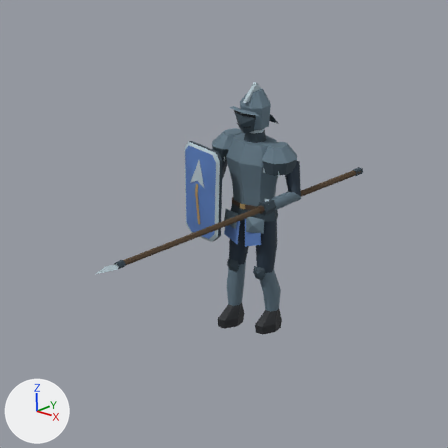
Two versions of the Blender file assets/blender/human-pikeman.blend, one commit apart.
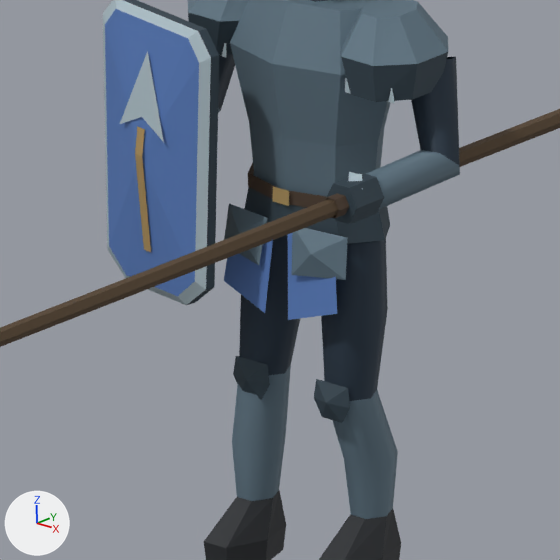
There are two pictures of each version: one from the file's camera 'TLB Study Camera.001', one close up on the part from 34% to 74% of the width and 32% to 73% of the height. The lights are fixed; the arrows at lower left show +X, +Y and +Z. The older version's two pictures come first.

The older version as bpy lines, for what is in view:
```python
ob_refined_body_002 = bpy.data.objects.new('Refined body.002', me_pikeman_body_001)
ob_refined_body_002.parent = ob_pikeman_refined
ob_refined_body_002.location = (0.0, 0.0, 0.0)
ob_refined_legl_002 = bpy.data.objects.new('Refined legL.002', me_pikeman_legl_001)
ob_refined_legl_002.parent = ob_pikeman_refined
ob_refined_legl_002.location = (-1.12, 0.0, 7.8)
ob_refined_legr_002 = bpy.data.objects.new('Refined legR.002', me_pikeman_legr_001)
ob_refined_legr_002.parent = ob_pikeman_refined
ob_refined_legr_002.location = (1.12, 0.0, 7.8)
ob_refined_weapon_002 = bpy.data.objects.new('Refined weapon.002', me_pikeman_weapon_001)
ob_refined_weapon_002.parent = ob_pikeman_refined
ob_refined_weapon_002.location = (2.6, 0.0, 12.0)
```
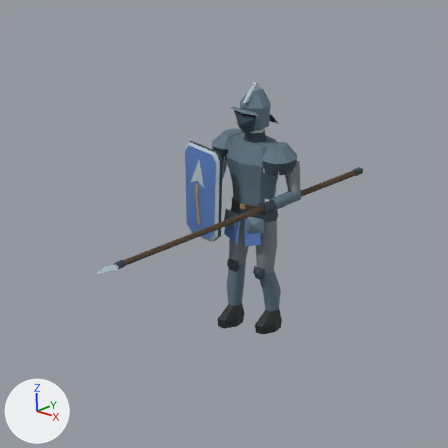
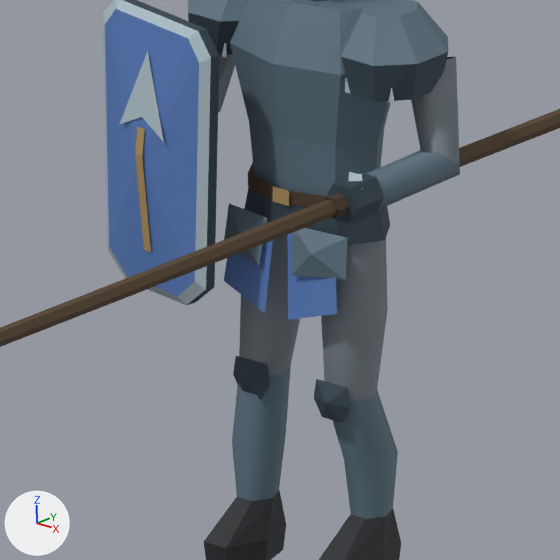
Patch to the scene script:
```diff
--- a/assets/blender/human-pikeman.blend.py
+++ b/assets/blender/human-pikeman.blend.py
@@ mat_tlb_pikeman_mail @@
+mat_tlb_pikeman_mail = principled_material('TLB Pikeman mail')
+mat_tlb_pikeman_mail.base_color = (0.195, 0.235, 0.258)  # grey #7a858b
+mat_tlb_pikeman_mail.metallic = 0.12
+mat_tlb_pikeman_mail.roughness = 0.72
@@ me_pikeman_legl_001 @@
 me_pikeman_legl_001.from_pydata(...)  # 55 vertices, 44 faces; spans x -0.8..0.71, y -1.79..0.58, z -7.58..0.0
 # used by ob_refined_legl_002; parent = ob_pikeman_refined; location = (-1.12, 0.0, 7.8)
+# me_pikeman_legl_001 part 1: all 12 faces that had it switch from mat_tlb_pikeman_cloth (dark blue #263747) to mat_tlb_pikeman_mail (grey #7a858b)
 me_pikeman_legl_001.materials.append(mat_tlb_pikeman_steel)
@@ me_pikeman_legr_001 @@
 me_pikeman_legr_001.from_pydata(...)  # 55 vertices, 44 faces; spans x -0.71..0.8, y -1.07..0.87, z -7.58..0.0
 # used by ob_refined_legr_002; parent = ob_pikeman_refined; location = (1.12, 0.0, 7.8)
+# me_pikeman_legr_001 part 2: all 12 faces that had it switch from mat_tlb_pikeman_cloth (dark blue #263747) to mat_tlb_pikeman_mail (grey #7a858b)
 me_pikeman_legr_001.materials.append(mat_tlb_pikeman_steel)
@@ me_pikeman_weapon_001 @@
 me_pikeman_weapon_001.from_pydata(...)  # 99 vertices, 59 faces; spans x -0.6..1.0, y -19.2..7.2, z -2.8..0.0
 # used by ob_refined_weapon_002; parent = ob_pikeman_refined; location = (2.6, 0.0, 12.0)
+# me_pikeman_weapon_001 part 3: all 6 faces that had it switch from mat_tlb_pikeman_cloth (dark blue #263747) to mat_tlb_pikeman_mail (grey #7a858b)
 me_pikeman_weapon_001.materials.append(mat_tlb_pikeman_steel)
```

Where the change shows, as pixel boxes [x1, y1, x2, y2] in the close-ups (560 x 560 px):
part 1 of me_pikeman_legl_001, recoloured (dark blue to grey)
    both: [239, 235, 300, 375]
part 2 of me_pikeman_legr_001, recoloured (dark blue to grey)
    both: [321, 239, 388, 401]
part 3 of me_pikeman_weapon_001, recoloured (dark blue to grey)
    both: [411, 57, 460, 167]
